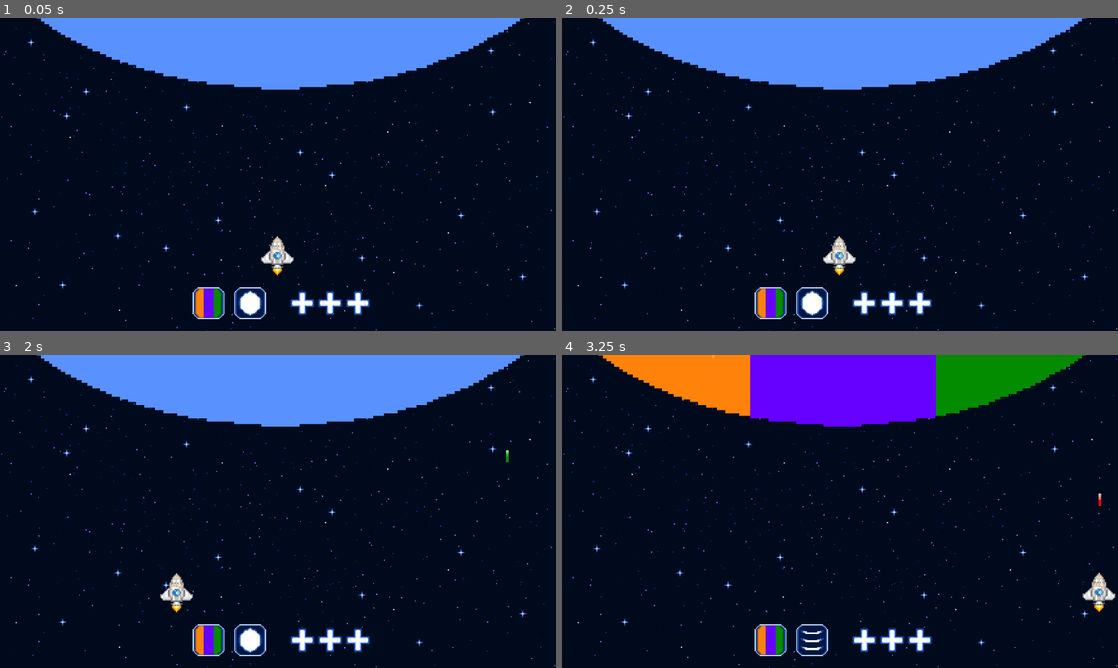
Above: before the commit, frames 1-4 (two rows, left to right).
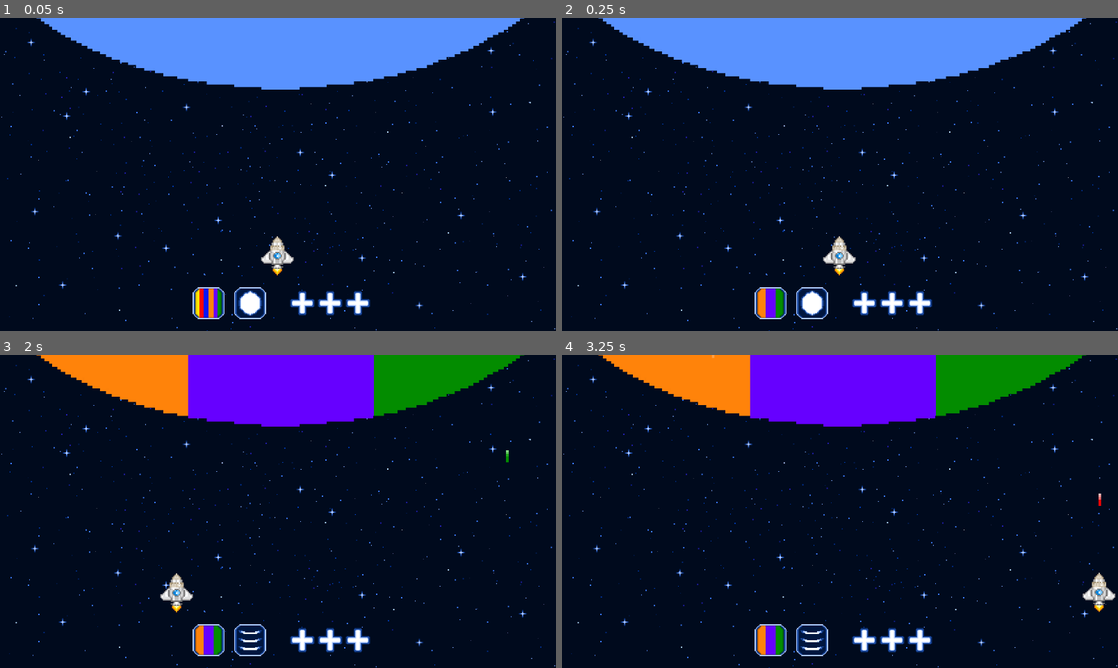
Above: after the commit, the same moments.

Repository: Annars30/GithubRepos-FINAL-project-ver1
Game: Godot game, scene res://Scenes/game.tscn
Two runs of this game, one before a commit and one after it. Both use one fixed random seed, a clock stepped at 60 frames per second and the inputs below.
Inputs (mouse positions are in pixels of both pictures, inside the frame that each line leads up to):
- Up to frame 1 (0.05 s): no input
- Up to frame 2 (0.25 s): no input
- Up to frame 3 (2 s): tap Enter at 0.5 s; move the mouse to (211, 639) at 0.52 s; hold Right (move_right) 0.53-1.28 s; hold B (fire_blue) 0.53-1.28 s; click (211, 639) at 0.67 s; move the mouse to (250, 639) at 1.27 s; hold Left (move_left) from 1.28 s (still down); tap G (fire_green) at 1.35 s; click (250, 639) at 1.42 s
- Up to frame 4 (3.25 s): move the mouse to (895, 442) at 2.02 s; release Left (move_left) at 2.03 s; hold O (fire_orange) 2.03-2.78 s; hold Right (move_right) from 2.03 s (still down); click (895, 442) at 2.17 s; move the mouse to (812, 574) at 2.77 s; tap R (fire_red) at 2.85 s; click (812, 574) at 2.92 s

The runs differ from the first frame. In frame 1, 0.4% of the frame differs, in the area x 35-40%, y 86-96%; in frame 2, nothing differs; in frame 3, 14%, in the area x 6-95%, y 0-96%; in frame 4, nothing differs.

Commit message:
Update dice_1.gd

Diff:
--- a/Scripts/dice_1.gd
+++ b/Scripts/dice_1.gd
@@ -2,7 +2,6 @@
 
 @onready var animated_sprite: AnimatedSprite2D = $AnimatedSprite2D
 signal dice_1_rolled(result : int)
-var is_mouse_over = false
 var spinning := false
 
 func process_dice_result():
@@ -11,18 +10,10 @@
 	dice_1_rolled.emit(result)
 
 
-func _on_area_2d_mouse_entered() -> void:
-	is_mouse_over = true
 
-func _on_area_2d_mouse_exited() -> void:
-	is_mouse_over = false
-
-func _process(delta: float) -> void:
-	if spinning:
-		return
-	if Input.is_mouse_button_pressed(MOUSE_BUTTON_LEFT) and is_mouse_over:
-		animated_sprite.play("Dice_1")
-		wait_and_stop()
+func _ready() -> void:
+	animated_sprite.play("Dice_1")
+	wait_and_stop()
 
 func wait_and_stop():
 	spinning = true
